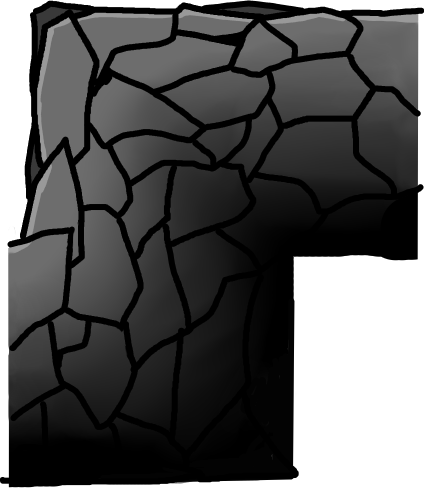
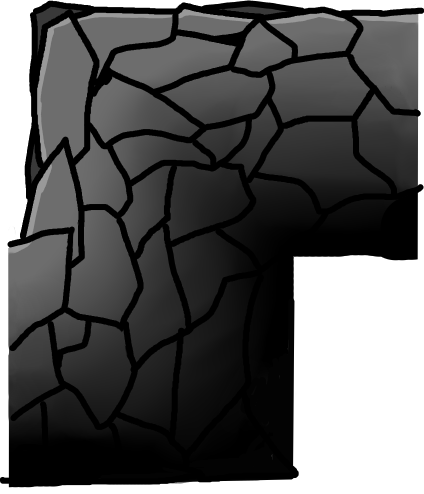
Before/after of a (424, 494) layered artwork. What changed in the layer stack:
painted on "outline" over [374, 85, 420, 116]
painted on "colour" over [374, 85, 420, 116]
